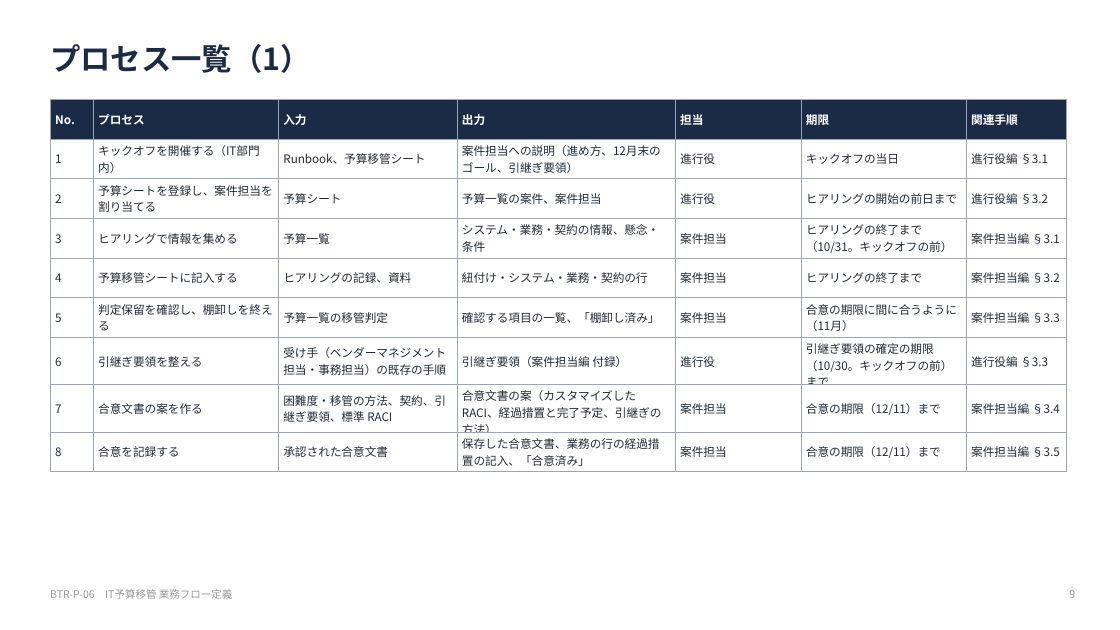
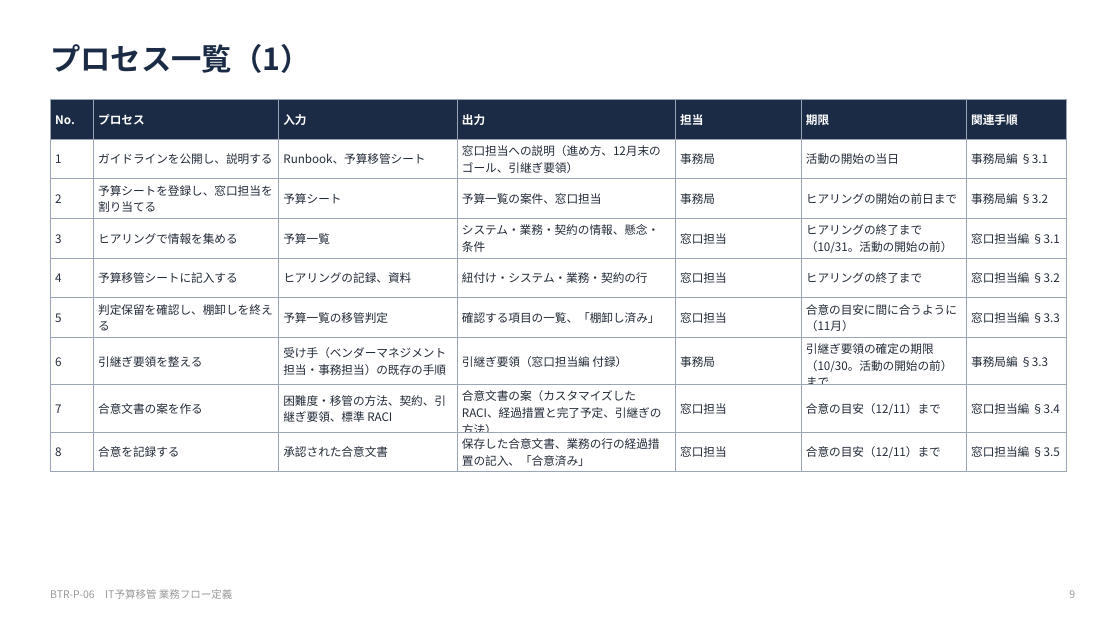
Before and after one commit to hiroyasu-komaki/temp, a slide deck: slide 9 of budget-transfer/process/06-process-definition.pptx. Drawn at 1120x630 pixels with LibreOffice and Linux fonts; fonts in the diff are those of the drawing. Boxes give left, top, right and bottom in pixels: in the first picture for what was removed or moved away, otherwise in the second. Text is boxed around its words. In the diff, an @@ line names an element or a change of style, - is before the commit and + after.

```diff
--- a/budget-transfer/process/06-process-definition.pptx
+++ b/budget-transfer/process/06-process-definition.pptx
@@ table at bbox=[50, 99, 1067, 470] @@
-row 2: 1 | キックオフを開催する（IT部門内） | Runbook、予算移管シート | 案件担当への説明（進め方、12月末のゴール、引継ぎ要領） | 進行役 | キックオフの当日 | 進行役編 §3.1
+row 2: 1 | ガイドラインを公開し、説明する | Runbook、予算移管シート | 窓口担当への説明（進め方、12月末のゴール、引継ぎ要領） | 事務局 | 活動の開始の当日 | 事務局編 §3.1
-row 3: 2 | 予算シートを登録し、案件担当を割り当てる | 予算シート | 予算一覧の案件、案件担当 | 進行役 | ヒアリングの開始の前日まで | 進行役編 §3.2
+row 3: 2 | 予算シートを登録し、窓口担当を割り当てる | 予算シート | 予算一覧の案件、窓口担当 | 事務局 | ヒアリングの開始の前日まで | 事務局編 §3.2
-row 4: 3 | ヒアリングで情報を集める | 予算一覧 | システム・業務・契約の情報、懸念・条件 | 案件担当 | ヒアリングの終了まで（10/31。キックオフの前） | 案件担当編 §3.1
+row 4: 3 | ヒアリングで情報を集める | 予算一覧 | システム・業務・契約の情報、懸念・条件 | 窓口担当 | ヒアリングの終了まで（10/31。活動の開始の前） | 窓口担当編 §3.1
-row 5, column 5: 案件担当
+row 5, column 5: 窓口担当
-row 5, column 7: 案件担当編 §3.2
+row 5, column 7: 窓口担当編 §3.2
-row 6: 5 | 判定保留を確認し、棚卸しを終える | 予算一覧の移管判定 | 確認する項目の一覧、「棚卸し済み」 | 案件担当 | 合意の期限に間に合うように（11月） | 案件担当編 §3.3
+row 6: 5 | 判定保留を確認し、棚卸しを終える | 予算一覧の移管判定 | 確認する項目の一覧、「棚卸し済み」 | 窓口担当 | 合意の目安に間に合うように（11月） | 窓口担当編 §3.3
-row 7: 6 | 引継ぎ要領を整える | 受け手（ベンダーマネジメント担当・事務担当）の既存の手順 | 引継ぎ要領（案件担当編 付録） | 進行役 | 引継ぎ要領の確定の期限（10/30。キックオフの前）まで | 進行役編 §3.3
+row 7: 6 | 引継ぎ要領を整える | 受け手（ベンダーマネジメント担当・事務担当）の既存の手順 | 引継ぎ要領（窓口担当編 付録） | 事務局 | 引継ぎ要領の確定の期限（10/30。活動の開始の前）まで | 事務局編 §3.3
-row 8: 7 | 合意文書の案を作る | 困難度・移管の方法、契約、引継ぎ要領、標準 RACI | 合意文書の案（カスタマイズした RACI、経過措置と完了予定、引継ぎの方法） | 案件担当 | 合意の期限（12/11）まで | 案件担当編 §3.4
+row 8: 7 | 合意文書の案を作る | 困難度・移管の方法、契約、引継ぎ要領、標準 RACI | 合意文書の案（カスタマイズした RACI、経過措置と完了予定、引継ぎの方法） | 窓口担当 | 合意の目安（12/11）まで | 窓口担当編 §3.4
-row 9: 8 | 合意を記録する | 承認された合意文書 | 保存した合意文書、業務の行の経過措置の記入、「合意済み」 | 案件担当 | 合意の期限（12/11）まで | 案件担当編 §3.5
+row 9: 8 | 合意を記録する | 承認された合意文書 | 保存した合意文書、業務の行の経過措置の記入、「合意済み」 | 窓口担当 | 合意の目安（12/11）まで | 窓口担当編 §3.5
```
Also in this commit, not shown: 13 other slides changed, 19 other files.
